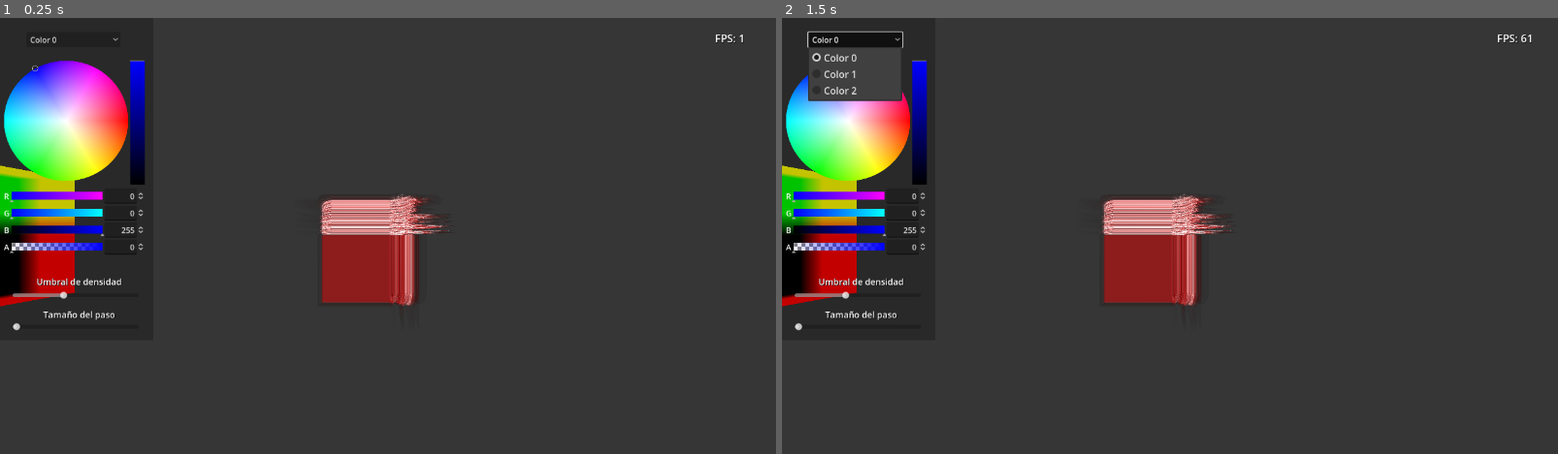
Above: before the commit, frames 1-2 (left to right).
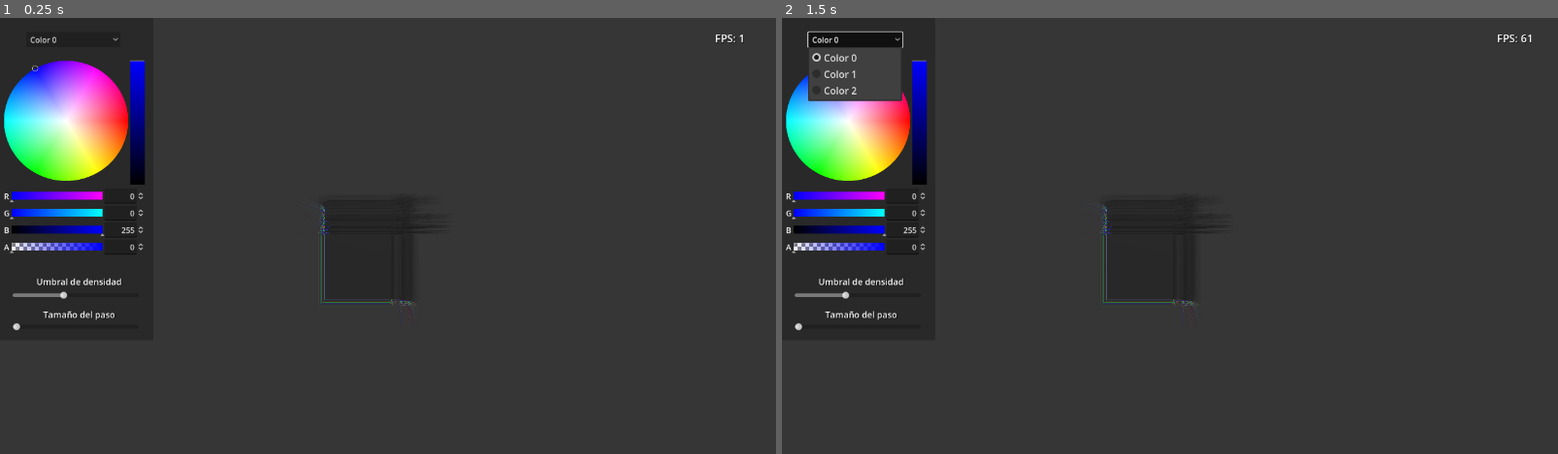
Above: after the commit, the same moments.

Repository: alvaro23LP/visualizador-volumenes
Game: Godot game, scene res://main.tscn
The game is run twice, just before and just after one commit, with the same random seed, the same clock (stepped at 60 frames per second) and the same inputs. A sky picture missing from this copy of the repository is replaced by a grey-blue gradient.
Inputs (mouse positions are in pixels of both pictures, inside the frame that each line leads up to):
- Up to frame 1 (0.25 s): no input
- Up to frame 2 (1.5 s): click "Color 0" at 0.5 s; tap Enter at 1.25 s; move the mouse to (1208, 236) at 1.27 s; hold W (move_forward) from 1.28 s (still down); hold 1 (toggle_camera) from 1.28 s (still down)

The runs differ from the first frame. In frame 1, 5.3% of the frame differs, in the area x 0-58%, y 33-70%; in frame 2, 5.3%.

Commit message:
Intento de corregir iluminacion 2

Diff:
--- a/first_person.gd
+++ b/first_person.gd
@@ -1,6 +1,6 @@
 extends CharacterBody3D
 
-@export var speed := 4.0
+@export var speed := 7.0
 @export var mouse_sensitivity := 0.003
 
 var rotation_x := 0.0
--- a/main.tscn
+++ b/main.tscn
@@ -116,7 +116,7 @@
 mesh = SubResource("BoxMesh_dq05m")
 
 [node name="Box_traseras2" type="MeshInstance3D" parent="."]
-transform = Transform3D(1, 0, 0, 0, 1, 0, 0, 0, 1, -16.2964, 0, 0)
+transform = Transform3D(1, 0, 0, 0, 1, 0, 0, 0, 1, 22.9689, 0, 0)
 layers = 3
 mesh = SubResource("BoxMesh_snek2")
 surface_material_override/0 = SubResource("ShaderMaterial_8703w")
--- a/shader3_trazado_rayos.gdshader
+++ b/shader3_trazado_rayos.gdshader
@@ -23,9 +23,9 @@
 }
 
 vec4 funcion_color(float d) {
-    if (d >= 0.3 && d < 0.4) {
+    if (d >= 0.3 && d < 0.5) {
         return vec4(extra_color_0.xyz, clamp(extra_color_0.a/25.0, 0.0, 0.3));
-    } else if (d >= 0.4 && d <= 0.6) {
+    } else if (d >= 0.5 && d <= 0.6) {
         return vec4(extra_color_1.xyz, clamp(extra_color_1.a/25.0, 0.0, 0.3));
     } else if (d >= 0.6 && d <= 1.0) {
         return vec4(extra_color_2.xyz,clamp(extra_color_2.a/25.0, 0.0, 0.3));
@@ -79,8 +79,8 @@
 		alpha = funcion_densidad(p);
 		color = funcion_color(alpha);
 
-		final_color += color.rgb * color.a;
-        transparencia += color.a;
+		final_color += color.rgb * color.a * (1.0 - transparencia);
+        transparencia += color.a * (1.0 - transparencia);
 
 		if(transparencia > 0.99)
 			break;
@@ -89,11 +89,11 @@
 	//Calculo la normal
 	normal_f = calcular_normal_volumen(p);
 
-	NORMAL = normal_f;
+	//NORMAL = normal_f;
 
 	ALBEDO = final_color;
     //ALBEDO = normal_f * 0.5 + 0.5;
-    //ALBEDO = normal_f;
+    ALBEDO = normal_f;
     ALPHA = clamp(transparencia, 0.0, 1.0);
 }
 
